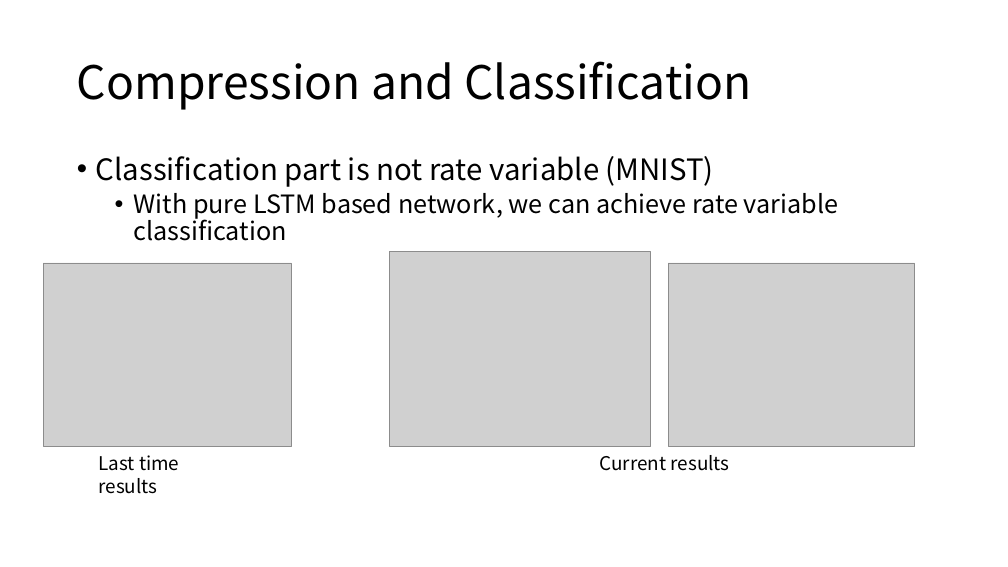
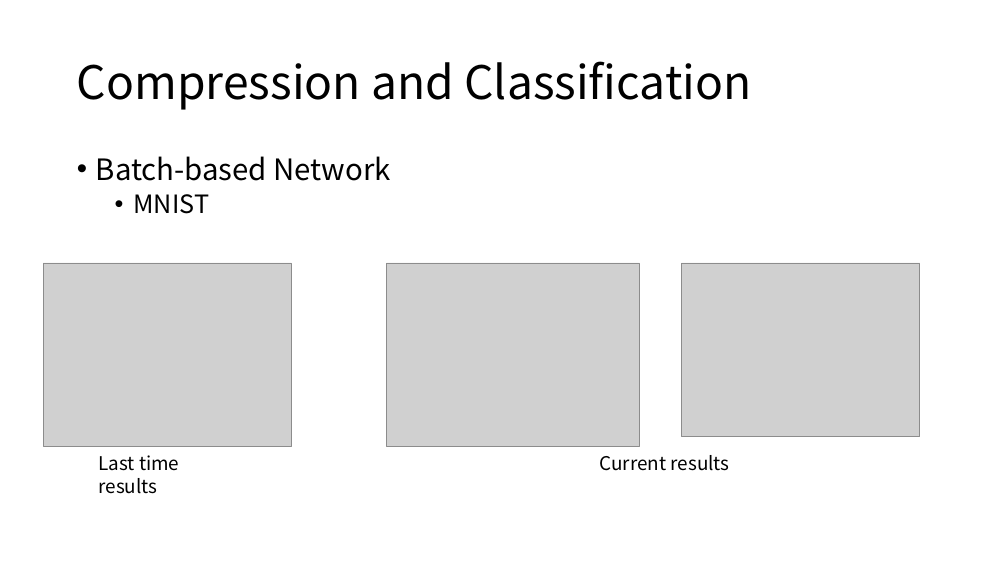
Before and after one commit to diaoenmao/Research, a slide deck: slide 9 of doc/Report/ongoing.pptx (slide 7 before the commit). Drawn at 1008x567 pixels with LibreOffice and Linux fonts; fonts in the diff are those of the drawing; grey boxes stand for pictures. Boxes give left, top, right and bottom in pixels: in the first picture for what was removed or moved away, otherwise in the second. Text is boxed around its words. In the diff, an @@ line names an element or a change of style, - is before the commit and + after.

```diff
--- a/doc/Report/ongoing.pptx
+++ b/doc/Report/ongoing.pptx
@@ text at (96,156,391,214): text changed; size 24 to 28 pt @@
-• Classification part is not rate variable (MNIST)
-  • With pure LSTM based network, we can achieve rate variable classification
+• Batch-based Network
+  • MNIST
@@ picture: place and size @@
-picture at (390,252,651,446)
+picture at (386,263,639,447)
@@ picture: place and size @@
-picture at (668,263,915,447)
+picture at (682,263,920,437)
```
Also in this commit, not shown: 10 other slides changed, 12 slides added, 1 slide removed.
